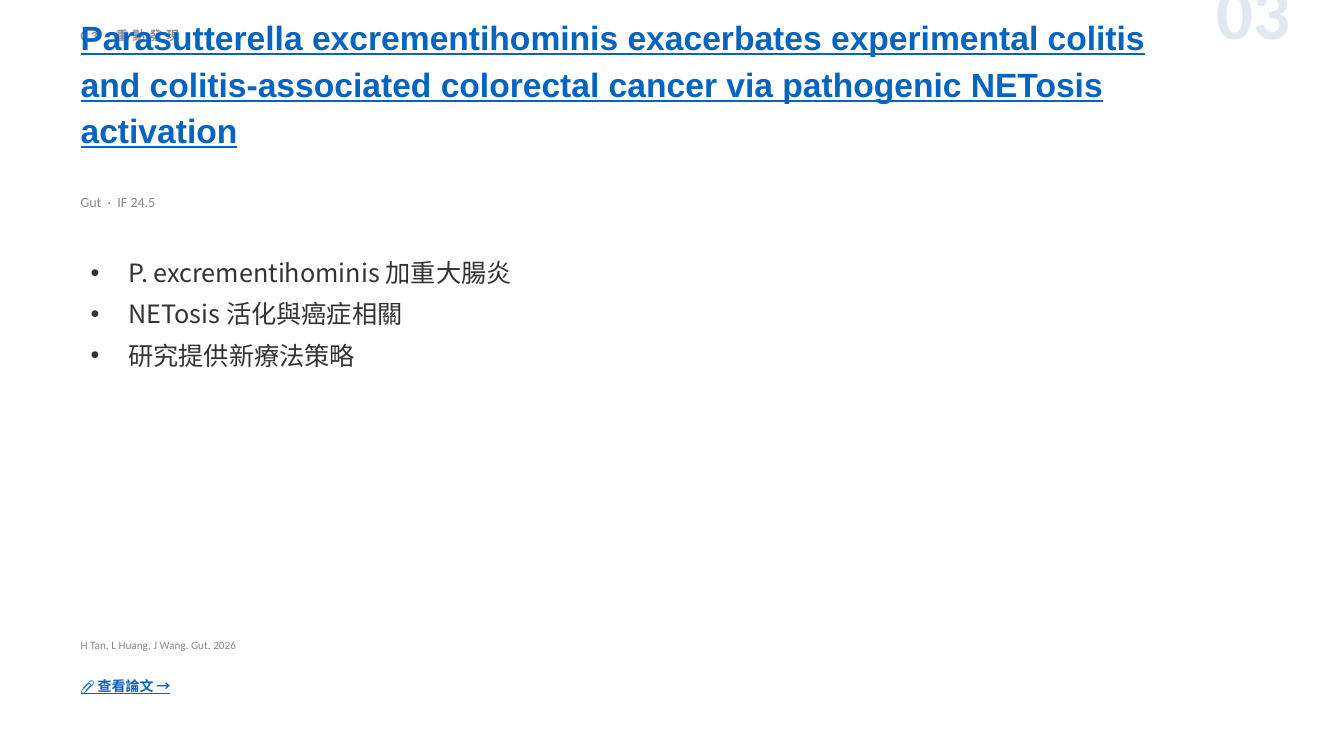
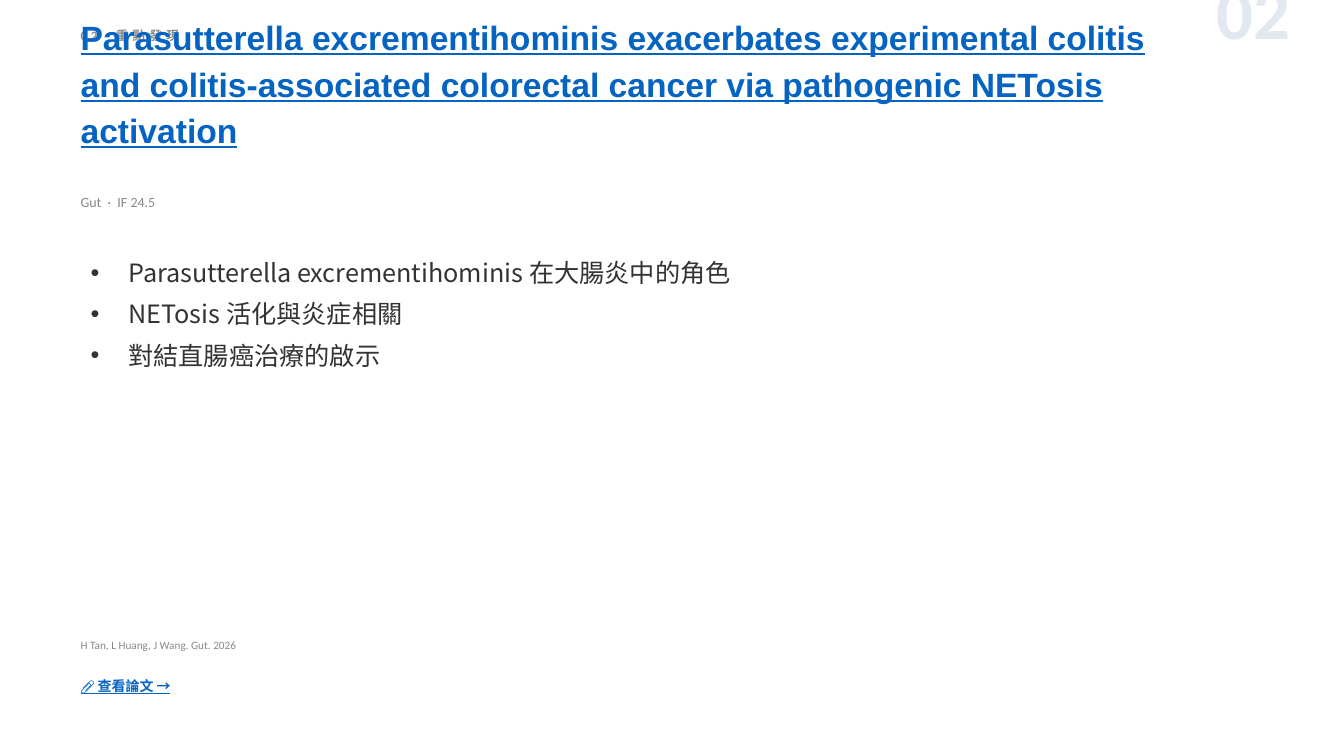
Before and after one commit to jejenhu-maker/colorectal-weekly-digest, a slide deck: slide 4 of docs/digest-zh.pptx (slide 5 before the commit). Drawn at 1344x756 pixels with LibreOffice and Linux fonts; fonts in the diff are those of the drawing. Boxes give left, top, right and bottom in pixels: in the first picture for what was removed or moved away, otherwise in the second. Text is boxed around its words. In the diff, an @@ line names an element or a change of style, - is before the commit and + after.

```diff
--- a/docs/digest-zh.pptx
+++ b/docs/digest-zh.pptx
@@ text at <box>1008,10,1291,10</box>: text changed @@
-03
+02
@@ text at <box>128,261,731,367</box>: text changed @@
-• P. excrementihominis 加重大腸炎
-• NETosis 活化與癌症相關
-• 研究提供新療法策略
+• Parasutterella excrementihominis 在大腸炎中的角色
+• NETosis 活化與炎症相關
+• 對結直腸癌治療的啟示
```
Also in this commit, not shown: 11 other slides changed, 2 slides added, 2 slides removed, 2 other files.
